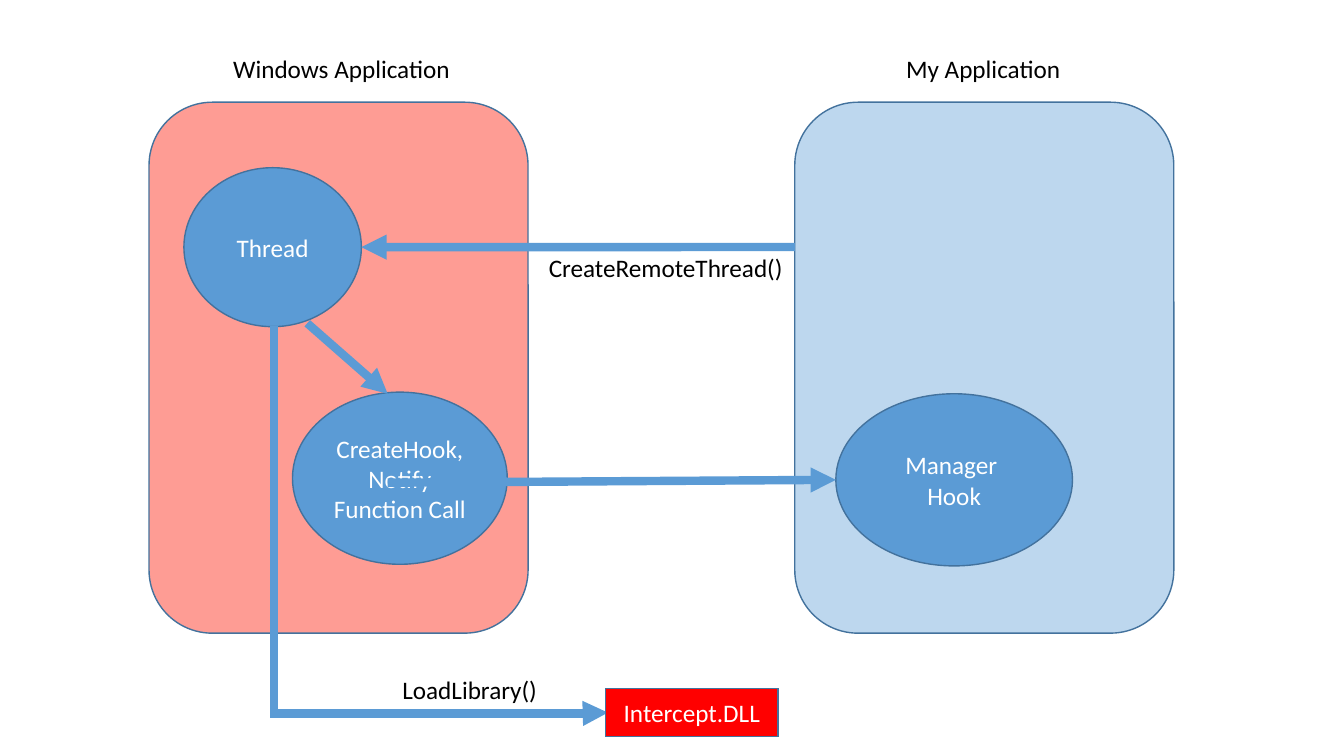
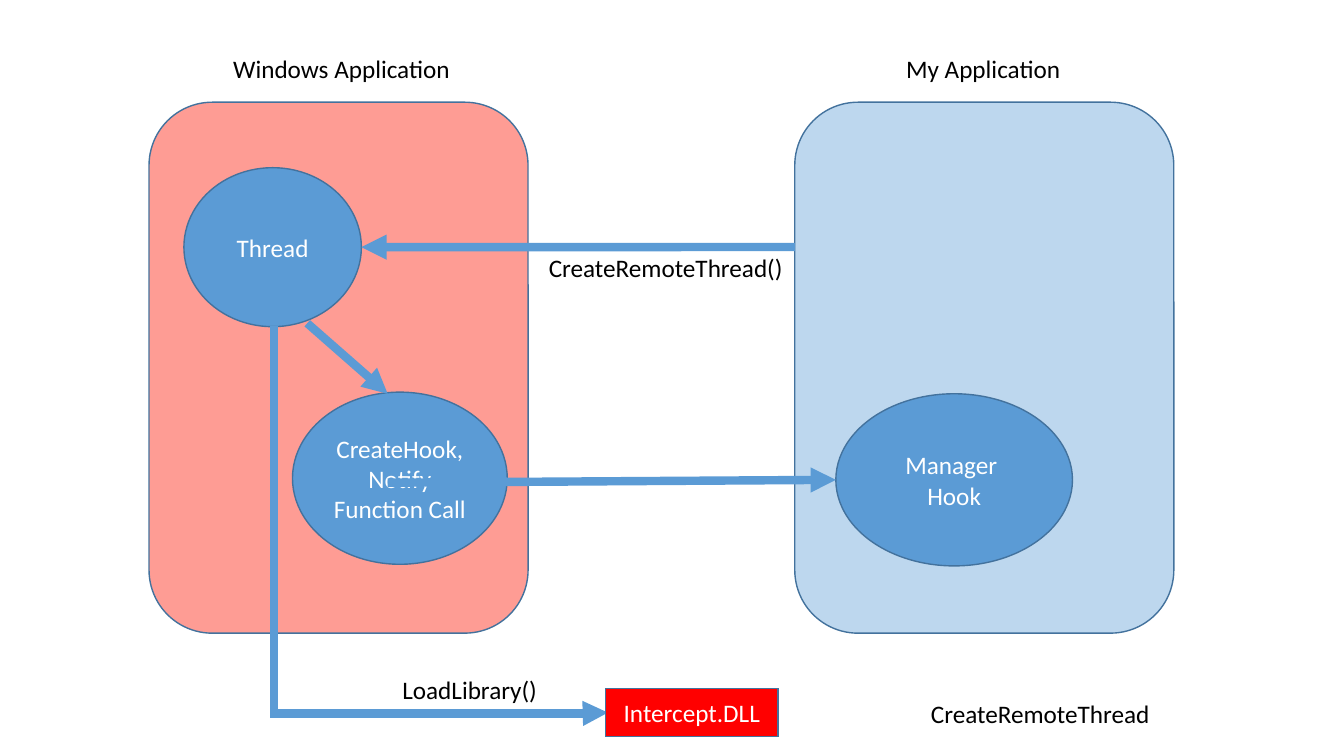
Before and after one commit to dotrungduchd/LUANVAN, a slide deck: slide 3 of Document/SODO.pptx. Drawn at 1344x756 pixels with LibreOffice and Linux fonts; fonts in the diff are those of the drawing. Boxes give left, top, right and bottom in pixels: in the first picture for what was removed or moved away, otherwise in the second. Text is boxed around its words. In the diff, an @@ line names an element or a change of style, - is before the commit and + after.

```diff
--- a/Document/SODO.pptx
+++ b/Document/SODO.pptx
@@ text added at [931,705,1150,724], 18 pt, text #000000 @@
+CreateRemoteThread
```
Also in this commit, not shown: 6 other slides changed, 1 slide added, 2 other files.
